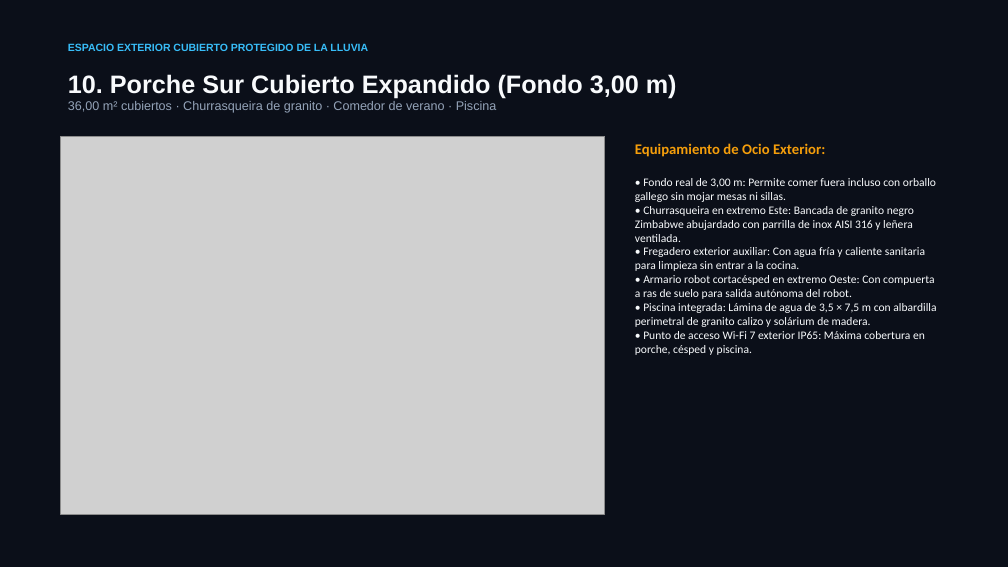
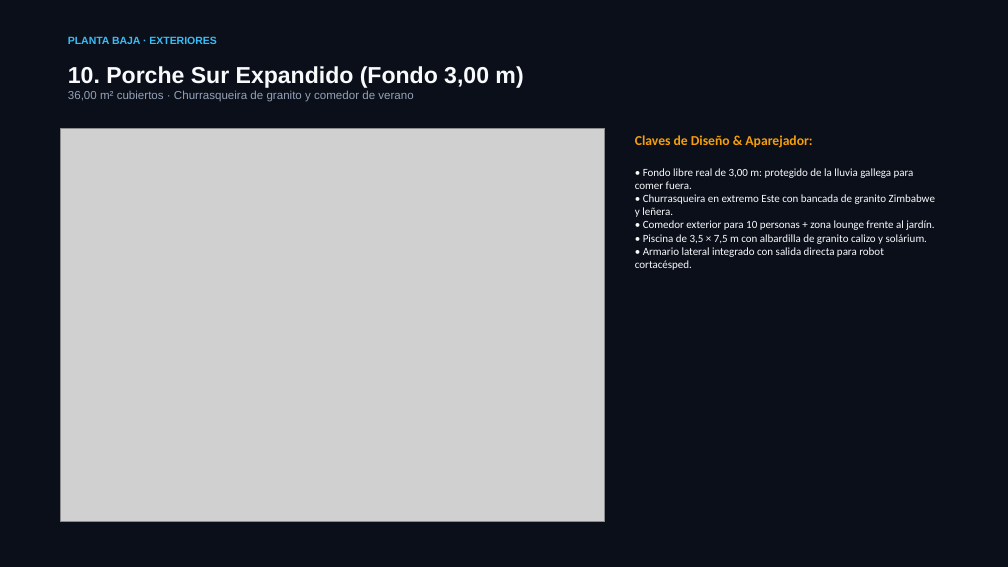
Before and after one commit to landslore/oleiros, a slide deck: slide 10 of propuestas/Presentacion_Hogar_Oleiros_Propuesta_D.pptx (slide 6 before the commit). Drawn at 1008x567 pixels with LibreOffice and Linux fonts; fonts in the diff are those of the drawing; grey boxes stand for pictures. Boxes give left, top, right and bottom in pixels: in the first picture for what was removed or moved away, otherwise in the second. Text is boxed around its words. In the diff, an @@ line names an element or a change of style, - is before the commit and + after.

```diff
--- a/propuestas/Presentacion_Hogar_Oleiros_Propuesta_D.pptx
+++ b/propuestas/Presentacion_Hogar_Oleiros_Propuesta_D.pptx
@@ text removed at (68, 43, 368, 51) @@
-ESPACIO EXTERIOR CUBIERTO PROTEGIDO DE LA LLUVIA
@@ text added at (68, 36, 216, 44), 10 pt, text #38BDF8, bold @@
+PLANTA BAJA · EXTERIORES
@@ text at (68, 66, 523, 102): text changed; size 12 to 11 pt @@
-10. Porche Sur Cubierto Expandido (Fondo 3,00 m)
-36,00 m² cubiertos · Churrasqueira de granito · Comedor de verano · Piscina
+10. Porche Sur Expandido (Fondo 3,00 m)
+36,00 m² cubiertos · Churrasqueira de granito y comedor de verano
@@ picture: place and size @@
-picture at (60, 136, 605, 514)
+picture at (60, 129, 605, 522)
@@ text at (635, 135, 935, 270): text changed; size 11 to 10.5 pt @@
-Equipamiento de Ocio Exterior:
-• Fondo real de 3,00 m: Permite comer fuera incluso con orballo gallego sin mojar mesas ni sillas.
-• Churrasqueira en extremo Este: Bancada de granito negro Zimbabwe abujardado con parrilla de inox AISI 316 y leñera ventilada.
-• Fregadero exterior auxiliar: Con agua fría y caliente sanitaria para limpieza sin entrar a la cocina.
-• Armario robot cortacésped en extremo Oeste: Con compuerta a ras de suelo para salida autónoma del robot.
-• Piscina integrada: Lámina de agua de 3,5 × 7,5 m con albardilla perimetral de granito calizo y solárium de madera.
-• Punto de acceso Wi-Fi 7 exterior IP65: Máxima cobertura en porche, césped y piscina.
+Claves de Diseño & Aparejador:
+• Fondo libre real de 3,00 m: protegido de la lluvia gallega para comer fuera.
+• Churrasqueira en extremo Este con bancada de granito Zimbabwe y leñera.
+• Comedor exterior para 10 personas + zona lounge frente al jardín.
+• Piscina de 3,5 × 7,5 m con albardilla de granito calizo y solárium.
+• Armario lateral integrado con salida directa para robot cortacésped.
```
Also in this commit, not shown: 5 other slides changed, 8 slides added, 2 slides removed, 10 other files.
